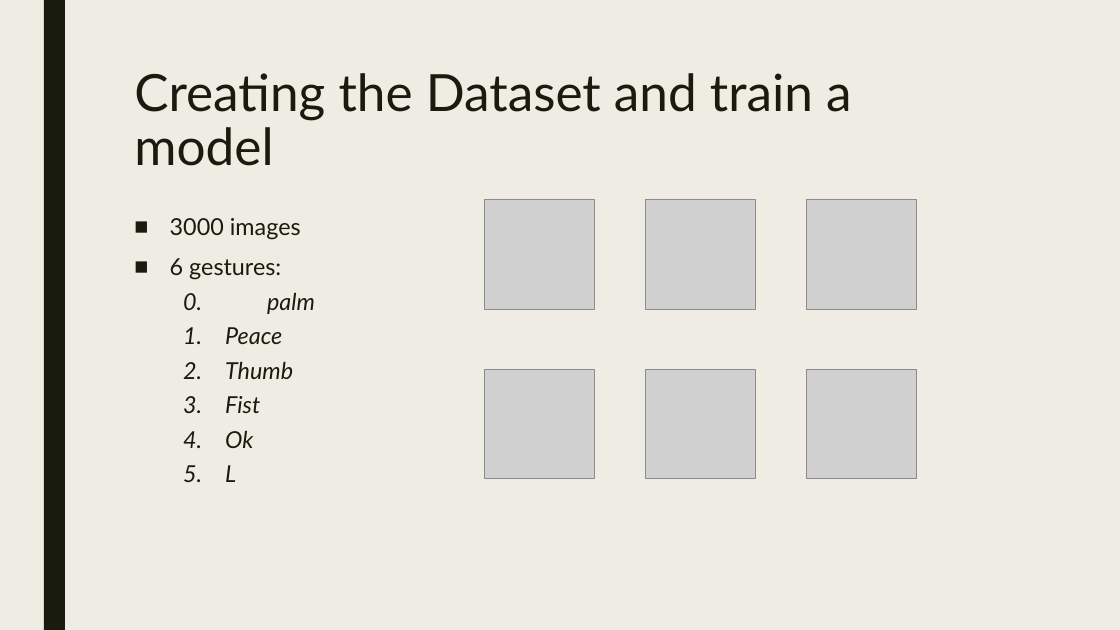
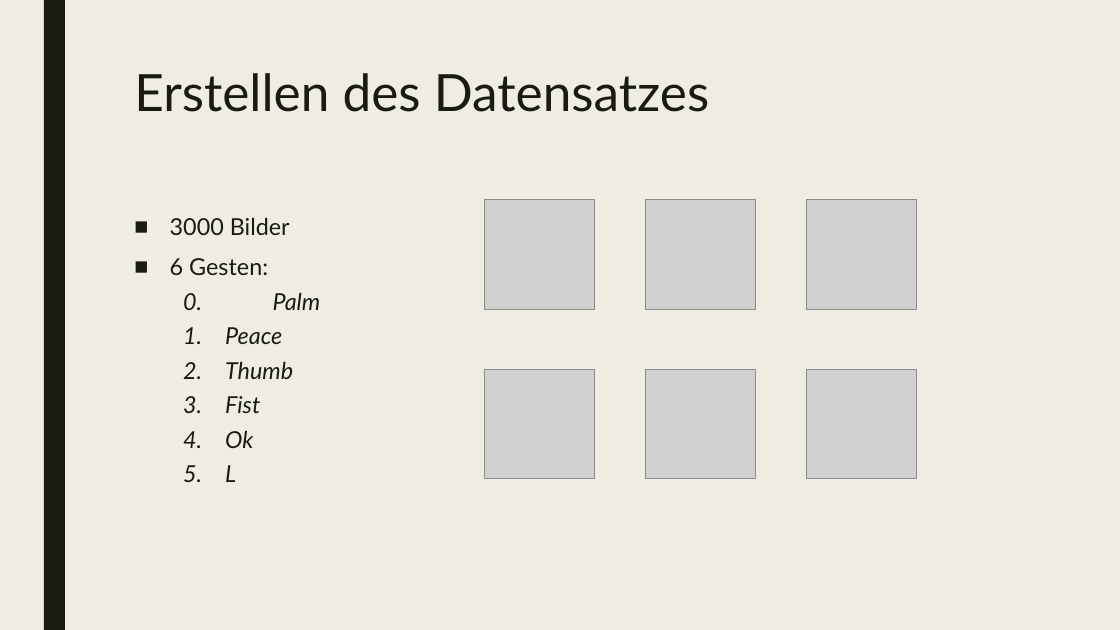
Before and after one commit to uol-mediaprocessing-201920/group-projects-hand-gesture, a slide deck: slide 21 of gesture_recognition.pptx (slide 17 before the commit). Drawn at 1120x630 pixels with LibreOffice and Linux fonts; fonts in the diff are those of the drawing; grey boxes stand for pictures. Boxes give left, top, right and bottom in pixels: in the first picture for what was removed or moved away, otherwise in the second. Text is boxed around its words. In the diff, an @@ line names an element or a change of style, - is before the commit and + after.

```diff
--- a/gesture_recognition.pptx
+++ b/gesture_recognition.pptx
@@ title at [134, 73, 710, 112]: text changed @@
-Creating the Dataset and train a model
+Erstellen des Datensatzes
@@ text at [170, 217, 321, 310]: text changed @@
-■ 3000 images
-■ 6 gestures:
-  0. palm
+■ 3000 Bilder
+■ 6 Gesten:
+  0. Palm
```
Also in this commit, not shown: 10 other slides changed, 10 slides added, 6 slides removed.
